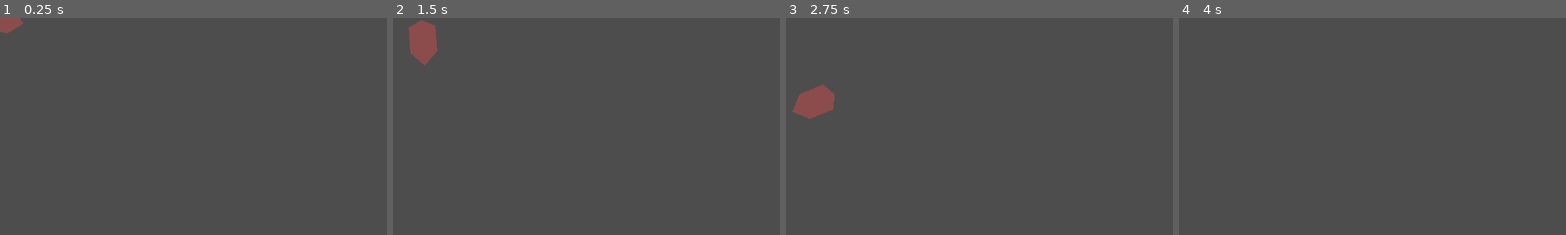
Above: before the commit, frames 1-4 (left to right).
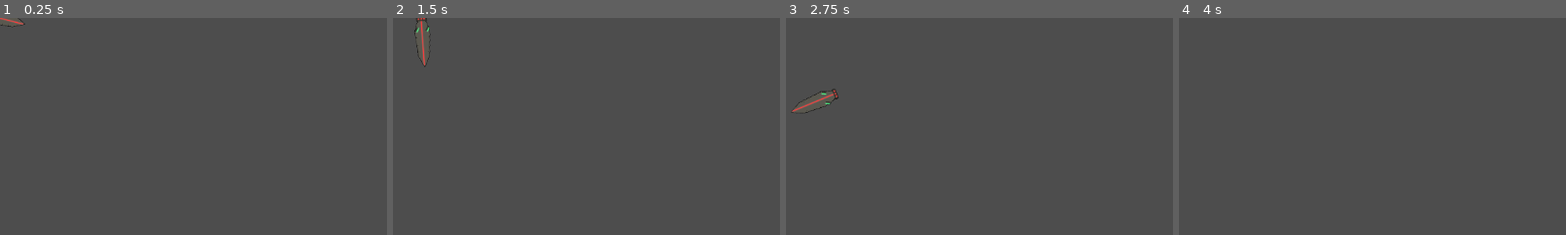
Above: after the commit, the same moments.

Repository: darthlemi/SpaceGame
Game: Godot game, scene res://scenes/ship/ship_capital.tscn
Two runs of this game, one before a commit and one after it. Both use one fixed random seed, a clock stepped at 60 frames per second and the inputs below. This scene is started directly instead of the project's main scene.
Inputs (mouse positions are % of the whole screen's width and height, from its top left):
- Up to frame 1 (0.25 s): no input
- Up to frame 2 (1.5 s): move the mouse to (72, 45) at 0.52 s; hold 4 (formation_box) 0.53-1.25 s; click (72, 45) at 0.67 s; tap Enter at 1.25 s; drag from (30, 55) to (45, 70) at 1.27 s
- Up to frame 3 (2.75 s): move the mouse to (60, 28) at 2.02 s; hold 2 (formation_line) from 2.03 s (still down); click (60, 28) at 2.17 s
- Up to frame 4 (4 s): release 2 (formation_line) at 2.75 s; drag from (45, 70) to (20, 35) at 2.77 s; move the mouse to (80, 65) at 3.52 s; hold 3 (formation_wedge) from 3.53 s (still down); click (80, 65) at 3.67 s
The pictures show only the part of the screen within x 0-50%, y 0-50%; the shares and areas given below are measured in that part.

The runs differ from the first frame. In frame 1, 0.3% of the frame differs, in the area x 0-7%, y 0-8%; in frame 2, 1.1%; in frame 3, 1.2%, in the area x 1-14%, y 30-47%; in frame 4, nothing differs.

Commit message:
Replace ship placeholders with noir pixel-art sprites
Corvette, freighter, and capital ship scenes now render a Sprite2D
built from art/src/ships.px.js instead of a flat-color Polygon2D.
ship_vfx.gd's hit-flash tween looks up Sprite2D first, falling back
to Polygon2D for the generic ship.tscn still used by unit tests.

Diff:
--- a/scenes/ship/ship_capital.tscn
+++ b/scenes/ship/ship_capital.tscn
@@ -7,6 +7,7 @@
 [ext_resource type="Script" path="res://scripts/weapons/weapon_mount.gd" id="5"]
 [ext_resource type="Resource" path="res://resources/weapons/kinetic_cannon.tres" id="6"]
 [ext_resource type="Script" path="res://scripts/ship/ship_vfx.gd" id="7"]
+[ext_resource type="Texture2D" path="res://assets/sprites/ships/capital.png" id="8"]
 
 [sub_resource type="CircleShape2D" id="1"]
 radius = 34.0
@@ -18,9 +19,9 @@
 [node name="CollisionShape2D" type="CollisionShape2D" parent="."]
 shape = SubResource("1")
 
-[node name="Polygon2D" type="Polygon2D" parent="."]
-polygon = PackedVector2Array(34, 0, 14, -20, -24, -20, -34, 0, -24, 20, 14, 20)
-color = Color(0.55, 0.3, 0.3, 1)
+[node name="Sprite2D" type="Sprite2D" parent="."]
+texture = ExtResource("8")
+scale = Vector2(0.6, 0.6)
 
 [node name="Hull" type="Node" parent="."]
 script = ExtResource("2")
--- a/scenes/ship/ship_corvette.tscn
+++ b/scenes/ship/ship_corvette.tscn
@@ -7,6 +7,7 @@
 [ext_resource type="Script" path="res://scripts/weapons/weapon_mount.gd" id="5"]
 [ext_resource type="Resource" path="res://resources/weapons/kinetic_cannon.tres" id="6"]
 [ext_resource type="Script" path="res://scripts/ship/ship_vfx.gd" id="7"]
+[ext_resource type="Texture2D" path="res://assets/sprites/ships/corvette.png" id="8"]
 
 [sub_resource type="CircleShape2D" id="1"]
 radius = 12.0
@@ -18,9 +19,9 @@
 [node name="CollisionShape2D" type="CollisionShape2D" parent="."]
 shape = SubResource("1")
 
-[node name="Polygon2D" type="Polygon2D" parent="."]
-polygon = PackedVector2Array(16, 0, -10, -8, -10, 8)
-color = Color(0.4, 0.8, 1, 1)
+[node name="Sprite2D" type="Sprite2D" parent="."]
+texture = ExtResource("8")
+scale = Vector2(0.8, 0.8)
 
 [node name="Hull" type="Node" parent="."]
 script = ExtResource("2")
--- a/scenes/ship/ship_freighter.tscn
+++ b/scenes/ship/ship_freighter.tscn
@@ -1,10 +1,11 @@
-[gd_scene load_steps=7 format=3]
+[gd_scene load_steps=8 format=3]
 
 [ext_resource type="Script" path="res://scripts/ship/ship.gd" id="1"]
 [ext_resource type="Script" path="res://scripts/ship/hull.gd" id="2"]
 [ext_resource type="Script" path="res://scripts/ship/shield.gd" id="3"]
 [ext_resource type="Script" path="res://scripts/ship/ship_engine.gd" id="4"]
 [ext_resource type="Script" path="res://scripts/ship/ship_vfx.gd" id="5"]
+[ext_resource type="Texture2D" path="res://assets/sprites/ships/freighter.png" id="6"]
 
 [sub_resource type="CircleShape2D" id="1"]
 radius = 22.0
@@ -16,9 +17,9 @@
 [node name="CollisionShape2D" type="CollisionShape2D" parent="."]
 shape = SubResource("1")
 
-[node name="Polygon2D" type="Polygon2D" parent="."]
-polygon = PackedVector2Array(22, 10, 22, -10, -22, -10, -22, 10)
-color = Color(0.75, 0.55, 0.25, 1)
+[node name="Sprite2D" type="Sprite2D" parent="."]
+texture = ExtResource("6")
+scale = Vector2(0.75, 0.75)
 
 [node name="Hull" type="Node" parent="."]
 script = ExtResource("2")
--- a/scripts/ship/ship_vfx.gd
+++ b/scripts/ship/ship_vfx.gd
@@ -7,7 +7,11 @@
 
 const ExplosionScene = preload("res://scenes/vfx/explosion.tscn")
 
-@onready var _polygon: Polygon2D = get_parent().get_node("Polygon2D")
+@onready var _visual: CanvasItem = (
+	get_parent().get_node_or_null("Sprite2D") as CanvasItem
+	if get_parent().has_node("Sprite2D")
+	else get_parent().get_node("Polygon2D") as CanvasItem
+)
 @onready var _hull: Hull = get_parent().get_node("Hull")
 @onready var _hit_spark: CPUParticles2D = $HitSpark
 @onready var _smoke_trail: CPUParticles2D = $SmokeTrail
@@ -27,9 +31,9 @@
 func _flash() -> void:
 	if _flash_tween:
 		_flash_tween.kill()
-	_polygon.modulate = flash_color
+	_visual.modulate = flash_color
 	_flash_tween = create_tween()
-	_flash_tween.tween_property(_polygon, "modulate", Color.WHITE, flash_duration)
+	_flash_tween.tween_property(_visual, "modulate", Color.WHITE, flash_duration)
 
 func _on_hull_destroyed() -> void:
 	var ship_node := get_parent()
Binary file added: assets/sprites/ships/capital.png
Not shown, added: assets/sprites/ships/capital.png.import
Binary file added: assets/sprites/ships/corvette.png
Not shown, added: assets/sprites/ships/corvette.png.import
Binary file added: assets/sprites/ships/freighter.png
Not shown, added: assets/sprites/ships/freighter.png.import
Binary file added: assets/sprites/ships/freighter_cargo.png
Not shown, added: assets/sprites/ships/freighter_cargo.png.import
Binary file added: assets/sprites/ships/freighter_fuel.png
Not shown, added: assets/sprites/ships/freighter_fuel.png.import
Not shown: 1 places in scenes/ship/ship_capital.tscn that only renumber resources
Not shown: 1 places in scenes/ship/ship_corvette.tscn that only renumber resources
